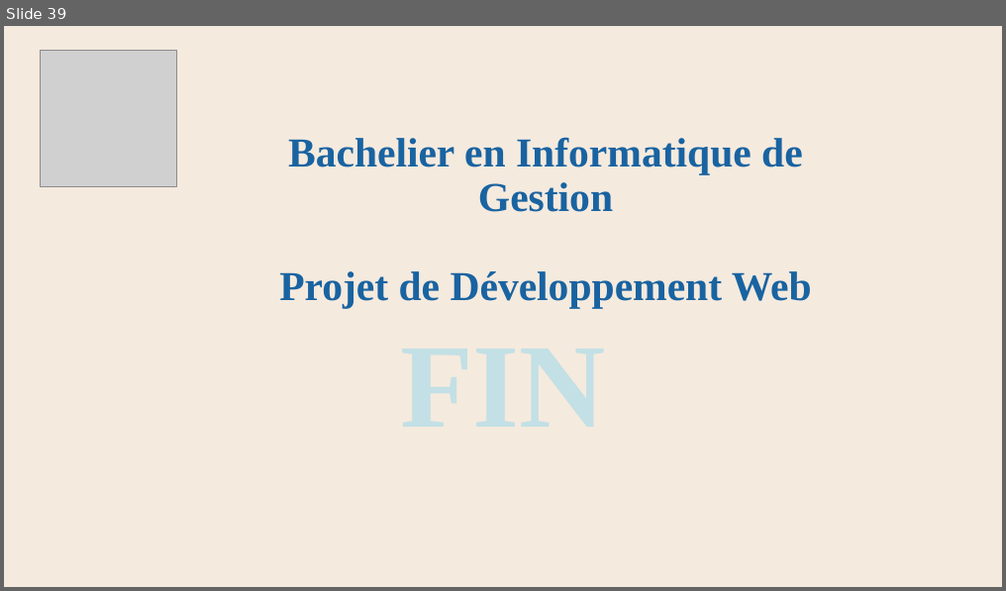
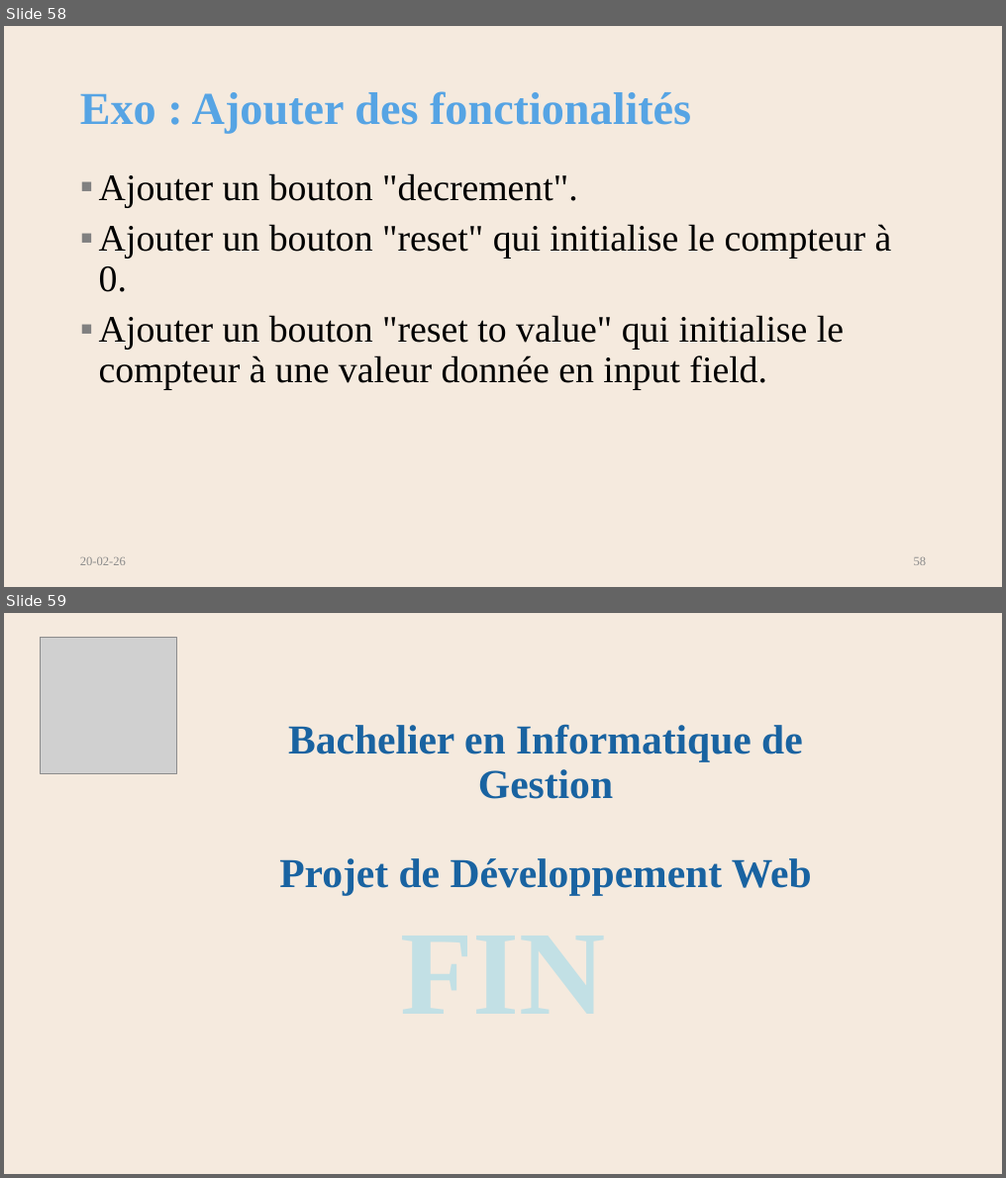
Before and after one commit to AlainWafflard/4IPW3, a slide deck: syllabus/27_requête_asynchrone/syllabus_27_async.pptx. Shown one above the other, each under a label of ours: slide 39 before the commit, slides 58 and 59 after it. The pictures are 1006x591 and 1006x1178 pixels, drawn with LibreOffice and Linux fonts; fonts in the diff are those of the drawing; grey boxes stand for pictures; background and template pictures are left out. Boxes give left, top, right and bottom in pixels: in the first picture for what was removed or moved away, otherwise in the second. Text is boxed around its words. In the diff, an @@ line names an element or a change of style, - is before the commit and + after.

```diff
--- a/syllabus/27_requête_asynchrone/syllabus_27_async.pptx
+++ b/syllabus/27_requête_asynchrone/syllabus_27_async.pptx
@@ slide 58 added at (x1=4, y1=26, x2=1002, y2=587), background #F5EADE @@
@@ title added at (x1=80, y1=91, x2=691, y2=134), 44 pt, text #56A4E4, bold @@
+Exo : Ajouter des fonctionalités
@@ text added at (x1=99, y1=174, x2=892, y2=390), 36 pt, text #000000 @@
+▪ Ajouter un bouton "decrement".
+▪ Ajouter un bouton "reset" qui initialise le compteur à 0.
+▪ Ajouter un bouton "reset to value" qui initialise le compteur à une valeur donnée en input field.
@@ text added at (x1=80, y1=558, x2=126, y2=566), 12 pt, text #8C8C8C @@
+20-02-26
@@ page number added at (x1=914, y1=558, x2=927, y2=566), 12 pt, text #8C8C8C @@
+58
@@ what was slide 39 is now slide 59 @@
```
Also in this commit, not shown: 11 slides changed, 19 other slides added, 48 other files.
